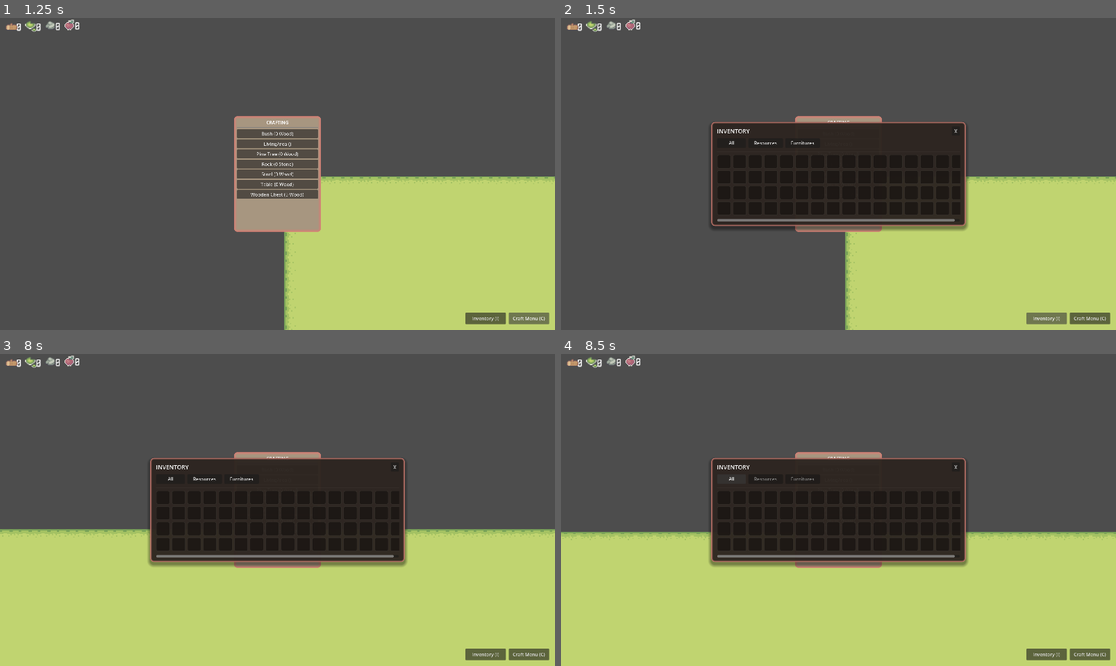
Above: before the commit, frames 1-4 (two rows, left to right).
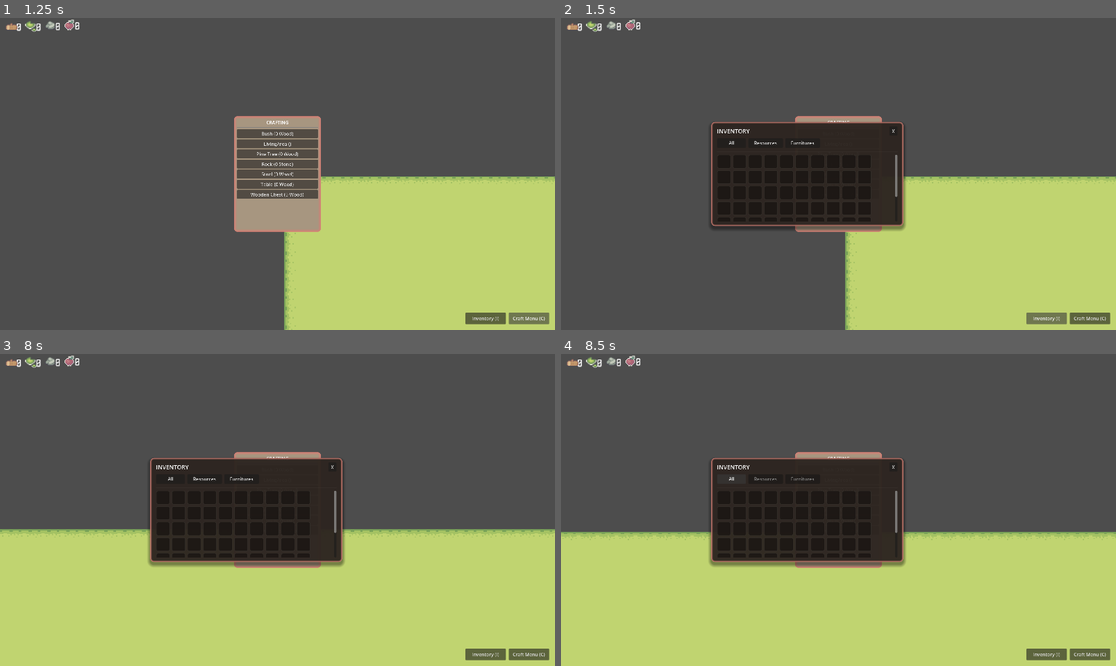
Above: after the commit, the same moments.

Repository: Cibelette/idydlle-New
Game: Godot game, scene res://Scenes/game.tscn
The game is run twice, just before and just after one commit, with the same random seed, the same clock (stepped at 60 frames per second) and the same inputs.
Inputs (mouse positions are in pixels of both pictures, inside the frame that each line leads up to):
- Up to frame 1 (1.25 s): click "Craft Menu (C)" at 0.5 s
- Up to frame 2 (1.5 s): click "Inventory (I)" at 1.25 s
- Up to frame 3 (8 s): click "X" at 2 s; click "Bush (0 Wood)" at 2.75 s; tap Enter at 3.5 s; move the mouse to (288, 463) at 3.52 s; hold D (move_right) 3.53-4.28 s; hold C (toggle_crafting) 3.53-4.28 s; click (288, 463) at 3.67 s; move the mouse to (166, 525) at 4.27 s; hold S (move_down) 4.28-5 s; tap Mouse wheel up (zoom_in) at 4.35, 7.35 s; click "LivingArea ()" at 5 s; move the mouse to (333, 441) at 5.77 s; hold D (move_right) 5.78-6.53 s; tap Mouse wheel down (zoom_out) at 5.85 s; move the mouse to (249, 572) at 6.52 s; hold W (move_up) 6.53-7.28 s; tap C (toggle_crafting) at 6.6 s; click (249, 572) at 6.67 s; move the mouse to (444, 556) at 7.27 s; hold A (move_left) from 7.28 s (still down); tap I (toggle_inventory) at 7.9 s
- Up to frame 4 (8.5 s): release A (move_left) at 8 s; click "All" at 8 s

Frame 1 is identical in both runs. In frame 2, 4.4% of the frame differs, in the area x 28-74%, y 33-69%; in frame 3, 4.4%; in frame 4, 4.4%.

Commit message:
Integrated Furniture Happiness Parameter

Diff:
--- a/Ressources/Furnitures/Stool.tres
+++ b/Ressources/Furnitures/Stool.tres
@@ -18,3 +18,4 @@
 costs = Array[ExtResource("1_costitem")]([SubResource("Resource_cost")])
 texture = SubResource("AtlasTexture_awkjv")
 scale = 1.5
+hapiness = 5
--- a/Scenes/InventoryMenu.tscn
+++ b/Scenes/InventoryMenu.tscn
@@ -18,7 +18,7 @@
 shadow_size = 12
 shadow_offset = Vector2(0, 8)
 
-[node name="InventoryMenu" type="Control"]
+[node name="InventoryMenu" type="Control" unique_id=1116854382]
 layout_mode = 3
 anchors_preset = 15
 anchor_right = 1.0
@@ -28,7 +28,7 @@
 mouse_filter = 2
 script = ExtResource("1_script")
 
-[node name="OpenButton" type="Button" parent="."]
+[node name="OpenButton" type="Button" parent="." unique_id=1131415095]
 layout_mode = 1
 anchors_preset = 3
 anchor_left = 1.0
@@ -43,7 +43,7 @@
 grow_vertical = 0
 text = "Inventory (I)"
 
-[node name="InventoryPanel" type="Panel" parent="."]
+[node name="InventoryPanel" type="Panel" parent="." unique_id=897340050]
 layout_mode = 1
 anchors_preset = 8
 anchor_left = 0.5
@@ -52,13 +52,13 @@
 anchor_bottom = 0.5
 offset_left = -440.0
 offset_top = -180.0
-offset_right = 440.0
+offset_right = 224.0
 offset_bottom = 180.0
 grow_horizontal = 2
 grow_vertical = 2
 theme_override_styles/panel = SubResource("StyleBoxFlat_inv")
 
-[node name="VBoxContainer" type="VBoxContainer" parent="InventoryPanel"]
+[node name="VBoxContainer" type="VBoxContainer" parent="InventoryPanel" unique_id=73227953]
 layout_mode = 1
 anchors_preset = 15
 anchor_right = 1.0
@@ -71,56 +71,56 @@
 grow_vertical = 2
 theme_override_constants/separation = 10
 
-[node name="Header" type="HBoxContainer" parent="InventoryPanel/VBoxContainer"]
+[node name="Header" type="HBoxContainer" parent="InventoryPanel/VBoxContainer" unique_id=708146164]
 layout_mode = 2
 
-[node name="Title" type="Label" parent="InventoryPanel/VBoxContainer/Header"]
+[node name="Title" type="Label" parent="InventoryPanel/VBoxContainer/Header" unique_id=912977010]
 layout_mode = 2
 theme_override_font_sizes/font_size = 20
 text = "INVENTORY"
 
-[node name="Spacer" type="Control" parent="InventoryPanel/VBoxContainer/Header"]
+[node name="Spacer" type="Control" parent="InventoryPanel/VBoxContainer/Header" unique_id=311501228]
 layout_mode = 2
 size_flags_horizontal = 3
 
-[node name="CloseButton" type="Button" parent="InventoryPanel/VBoxContainer/Header"]
+[node name="CloseButton" type="Button" parent="InventoryPanel/VBoxContainer/Header" unique_id=1604185577]
 custom_minimum_size = Vector2(28, 28)
 layout_mode = 2
 text = "X"
 
-[node name="TabButtons" type="HBoxContainer" parent="InventoryPanel/VBoxContainer"]
+[node name="TabButtons" type="HBoxContainer" parent="InventoryPanel/VBoxContainer" unique_id=2143140185]
 layout_mode = 2
 theme_override_constants/separation = 8
 
-[node name="TabAll" type="Button" parent="InventoryPanel/VBoxContainer/TabButtons"]
+[node name="TabAll" type="Button" parent="InventoryPanel/VBoxContainer/TabButtons" unique_id=1262237347]
 custom_minimum_size = Vector2(100, 32)
 layout_mode = 2
 text = "All"
 
-[node name="TabResources" type="Button" parent="InventoryPanel/VBoxContainer/TabButtons"]
+[node name="TabResources" type="Button" parent="InventoryPanel/VBoxContainer/TabButtons" unique_id=182413873]
 custom_minimum_size = Vector2(120, 32)
 layout_mode = 2
 text = "Resources"
 
-[node name="TabFurnitures" type="Button" parent="InventoryPanel/VBoxContainer/TabButtons"]
+[node name="TabFurnitures" type="Button" parent="InventoryPanel/VBoxContainer/TabButtons" unique_id=1981376157]
 custom_minimum_size = Vector2(120, 32)
 layout_mode = 2
 text = "Furnitures"
 
-[node name="HSeparator" type="HSeparator" parent="InventoryPanel/VBoxContainer"]
+[node name="HSeparator" type="HSeparator" parent="InventoryPanel/VBoxContainer" unique_id=1742509989]
 layout_mode = 2
 
-[node name="ScrollContainer" type="ScrollContainer" parent="InventoryPanel/VBoxContainer"]
+[node name="ScrollContainer" type="ScrollContainer" parent="InventoryPanel/VBoxContainer" unique_id=1884193662]
 layout_mode = 2
 size_flags_vertical = 3
 
-[node name="GridContainer" type="GridContainer" parent="InventoryPanel/VBoxContainer/ScrollContainer"]
+[node name="GridContainer" type="GridContainer" parent="InventoryPanel/VBoxContainer/ScrollContainer" unique_id=1231193566]
 layout_mode = 2
 size_flags_horizontal = 3
 size_flags_vertical = 3
 theme_override_constants/h_separation = 6
 theme_override_constants/v_separation = 6
-columns = 16
+columns = 10
 
 [connection signal="pressed" from="OpenButton" to="." method="toggle_menu"]
 [connection signal="pressed" from="InventoryPanel/VBoxContainer/Header/CloseButton" to="." method="_on_close_button_pressed"]
--- a/Scripts/Furnitures/FurnitureData.gd
+++ b/Scripts/Furnitures/FurnitureData.gd
@@ -22,3 +22,4 @@
 @export var resource_type: Types.ResourceType = Types.ResourceType.NONE # e.g. "Wood"
 @export var produce_amount: int = 0
 @export var produce_time: float = 0.0 # 0 means no production
+@export var hapiness: int = 0
--- a/Scripts/LivingArea.gd
+++ b/Scripts/LivingArea.gd
@@ -138,6 +138,9 @@
 			for creature in active_habitat.spawned_creatures:
 				if is_instance_valid(creature) and creature.data:
 					total += creature.data.hapiness
+			for f in furniture_inside:
+				if is_instance_valid(f) and "is_placed" in f and f.is_placed and "furniture_data" in f and f.furniture_data:
+					total += f.furniture_data.hapiness
 			happiness_label.text = "Happiness: " + str(total)
 	else:
 		if happiness_label:
Not shown: 1 places in Scenes/InventoryMenu.tscn that only renumber resources
